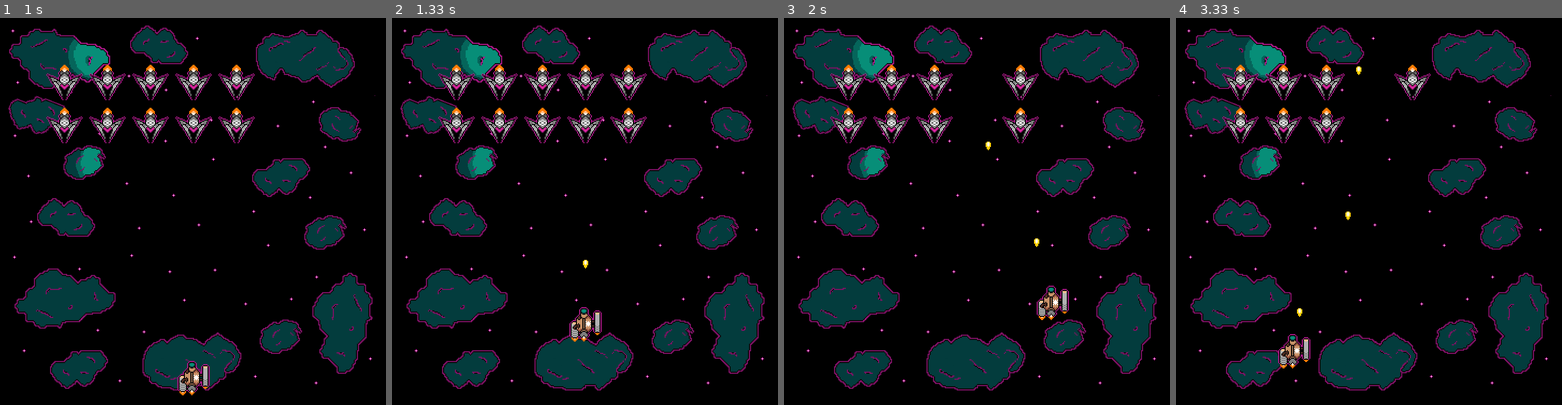
Above: before the commit, frames 1-4 (left to right).
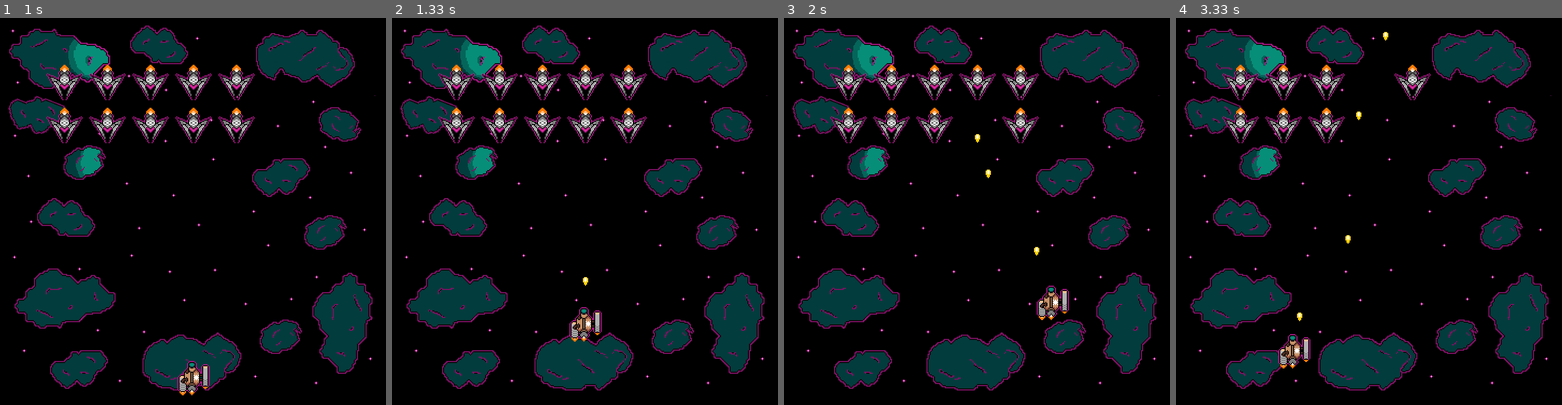
Above: after the commit, the same moments.

Repository: software-engineering-game/pygame-game
Game: pygame game, started from main.py
Same seed, same stepped clock (60 frames per second), same inputs: the game is played once before the commit and once after it.
Inputs:
- Up to frame 1 (1 s): tap Enter at 0.33 s; tap Space at 0.67 s
- Up to frame 2 (1.33 s): hold Up from 1 s (still down); tap Space at 1.07 s
- Up to frame 3 (2 s): tap Space at 1.37, 1.57, 1.87 s; release Up at 1.47 s; hold Right 1.5-1.97 s
- Up to frame 4 (3.33 s): hold Left 2-2.53 s; tap Space at 2.07, 2.37, 2.63, 2.97, 3.27 s; hold Down 2.57-2.87 s; hold Left 2.9-3.3 s

Frame 1 is identical in both runs. In frame 2, less than 0.1% of the frame differs, in the area x 49-51%, y 62-70%; in frame 3, 0.4%, in the area x 45-67%, y 12-62%; in frame 4, 0.2%.

Commit message:
Modified bullet class to support octagonal motion

Diff:
--- a/states/game_state.py
+++ b/states/game_state.py
@@ -12,17 +12,21 @@
 
 # Class for the basic bullet
 class Bullet(pygame.sprite.Sprite):
-    def __init__(self, asset_folder, sprite_name, x, y, speed):
+    def __init__(self, asset_folder, sprite_name, speed, start_pos, direct):
         super().__init__()
         # Creates a simple laser bullet
         # self.image = pygame.Surface((4, 12))
-        self.image = pygame.image.load(os.path.join(asset_folder, sprite_name)).convert()  #color for laser
-        self.image.set_colorkey(SHEET_BG)
-        self.rect = self.image.get_rect(center=(x, y))
-        self.speed = speed
+        self.image = pygame.image.load(os.path.join(asset_folder, sprite_name)).convert()
+        self.image.set_colorkey(SHEET_BG)
+        self.rect = self.image.get_rect(center=start_pos)
+        self.speed = speed
+
+        self.x_direct = direct[0] # Should be set to 0, 1, or -1
+        self.y_direct = direct[1] # Should be set to 0, 1, or -1
 
     def update(self):
-        self.rect.y -= self.speed
+        self.rect.x += self.x_direct * self.speed
+        self.rect.y += self.y_direct * self.speed
         # Remove bullet if it goes off screen
         if self.rect.bottom < 0:
             self.kill()
@@ -44,14 +48,14 @@
         self.can_shoot = True
 
     def shoot(self, bullet_group):
-        bullet = Bullet(
+        player_bullet = Bullet(
             asset_folder=asset_folder,
             sprite_name="basic_bullet.png",
-            x=self.rect.centerx,
-            y=self.rect.top,
-            speed=settings.BULLET_SPEED
-        )
-        bullet_group.add(bullet)
+            speed=settings.BULLET_SPEED,
+            start_pos=(self.rect.centerx, self.rect.top),
+            direct=(0, -1)
+        )
+        bullet_group.add(player_bullet)
         self.can_shoot = False
         self.shoot_cooldown = settings.BULLET_COOLDOWN
 
--- a/states/settings.py
+++ b/states/settings.py
@@ -23,5 +23,5 @@
 WAVE_CORNER_Y = 120
 
 # Bullet settings
-BULLET_SPEED = 10
+BULLET_SPEED = 8
 BULLET_COOLDOWN = 0.2  # seconds between shots
